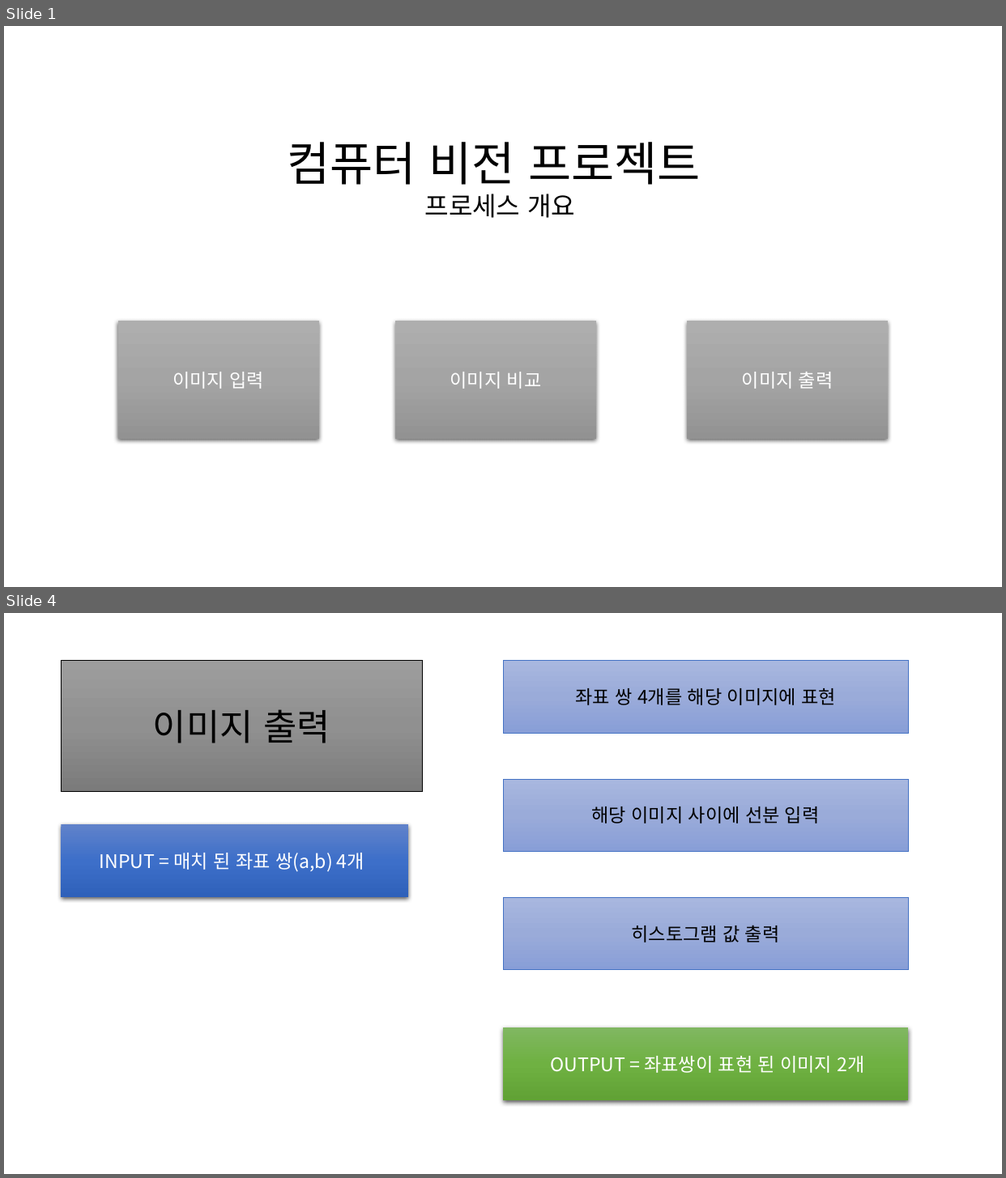
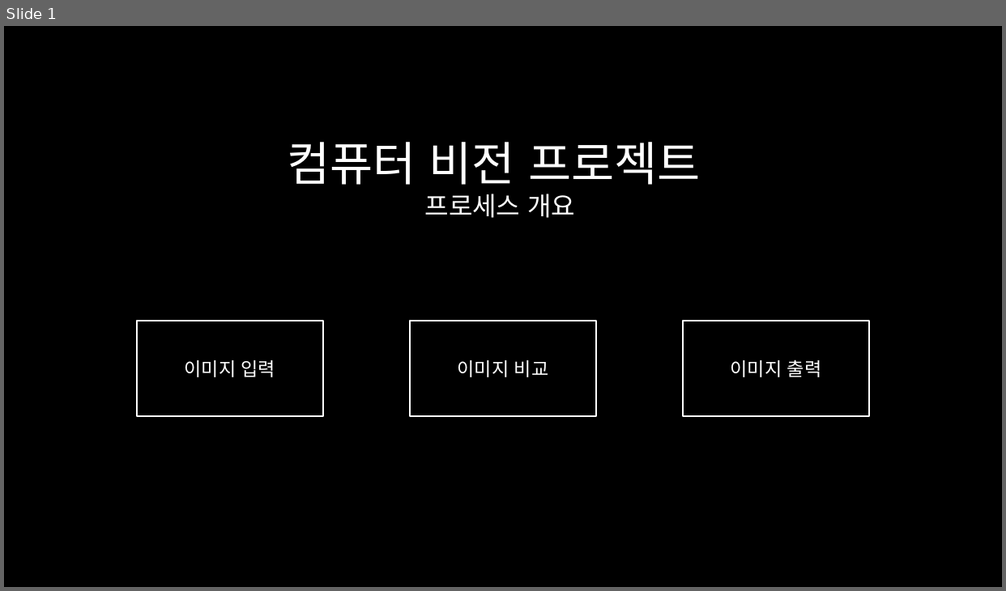
Before and after one commit to Eastcolumn/ComputerVision, a slide deck: hw1_SIFT/컴퓨터비전 PPT.pptx. Shown one above the other, each under a label of ours: slides 1 and 4 before the commit, slide 1 after it; the slides between them are not shown. The pictures are 1006x1178 and 1006x591 pixels, drawn with LibreOffice and Linux fonts; fonts in the diff are those of the drawing; background and template pictures are left out. Boxes give left, top, right and bottom in pixels: in the first picture for what was removed or moved away, otherwise in the second. Text is boxed around its words. In the diff, an @@ line names an element or a change of style, - is before the commit and + after.

Commit message:
Update 컴퓨터비전 PPT.pptx
pptx

```diff
--- a/hw1_SIFT/컴퓨터비전 PPT.pptx
+++ b/hw1_SIFT/컴퓨터비전 PPT.pptx
@@ slide 4 removed at (4, 613, 1002, 1174), background #FFFFFF @@
@@ rectangle removed at (61, 661, 423, 792) @@
-이미지 출력
@@ rectangle removed at (503, 661, 908, 734) @@
-좌표 쌍 4개를 해당 이미지에 표현
@@ rectangle removed at (503, 779, 908, 852) @@
-해당 이미지 사이에 선분 입력
@@ rectangle removed at (61, 825, 408, 897) @@
-INPUT = 매치 된 좌표 쌍(a,b) 4개
@@ rectangle removed at (503, 897, 908, 970) @@
-히스토그램 값 출력
@@ rectangle removed at (503, 1028, 908, 1101) @@
-OUTPUT = 좌표쌍이 표현 된 이미지 2개
@@ slide 1 changed as well @@
@@ background #FFFFFF to #000000 @@
@@ text "컴퓨터 비전 프로젝트" at (287, 142, 701, 218): text colour #000000 to #FFFFFF @@
@@ fill gradient #AFAFAF to #A5A5A5 to #939393 to #000000; outline none to #FFFFFF 1.5 pt; shadow off in 3 elements at (410, 321, 596, 416), (683, 321, 869, 416), (137, 321, 323, 416) @@
@@ rectangle "이미지 입력": place and size @@
-rectangle "이미지 입력" at (117, 321, 318, 439)
+rectangle "이미지 입력" at (137, 321, 323, 416)
@@ rectangle "이미지 비교": place and size @@
-rectangle "이미지 비교" at (395, 321, 596, 439)
+rectangle "이미지 비교" at (410, 321, 596, 416)
@@ rectangle "이미지 출력": place and size @@
-rectangle "이미지 출력" at (687, 321, 888, 439)
+rectangle "이미지 출력" at (683, 321, 869, 416)
```
Also in this commit, not shown: 1 slide added, 2 other slides removed.
